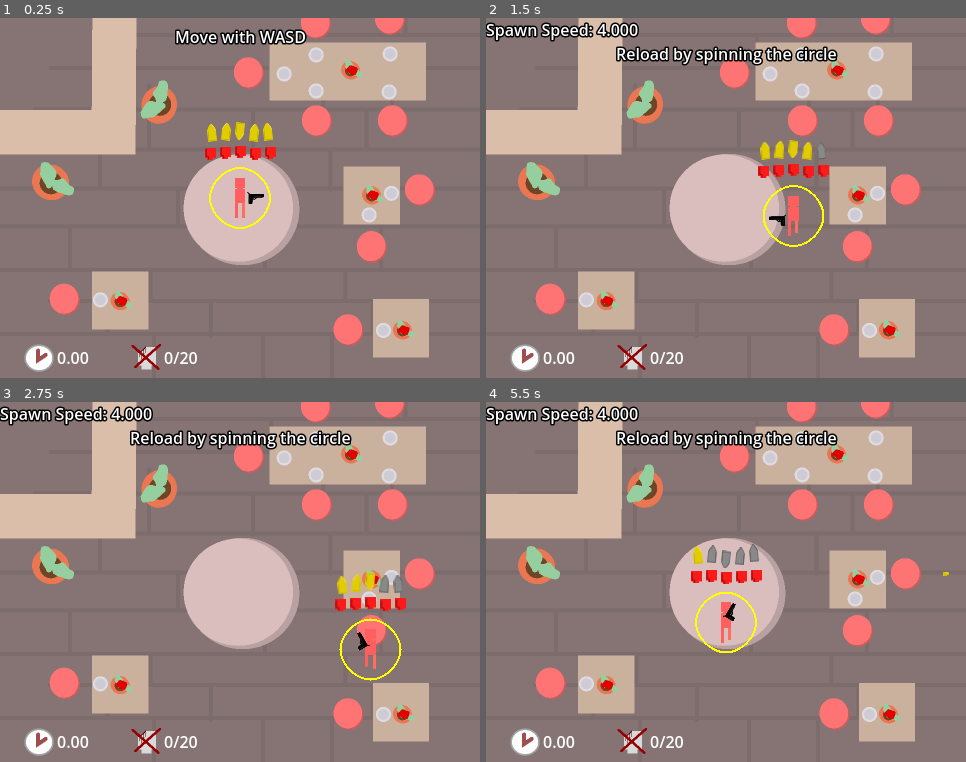
Above: before the commit, frames 1-4 (two rows, left to right).
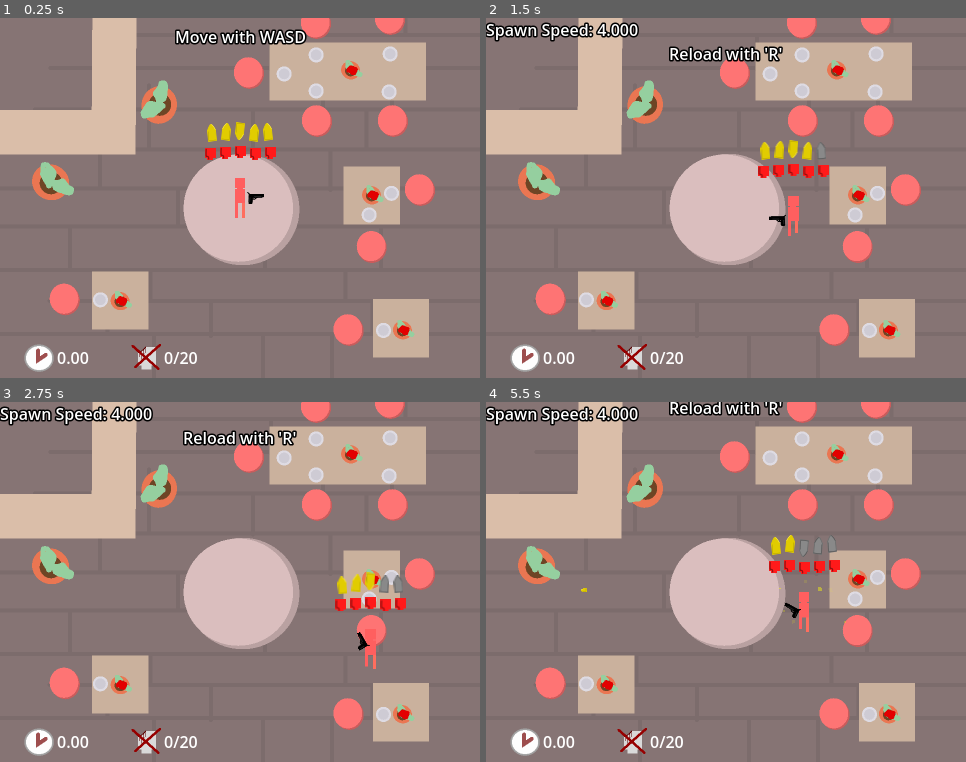
Above: after the commit, the same moments.

Repository: OgGhostJelly/Zombie-BurgerZ
Game: Godot game, scene res://objects/level/level.tscn
The game is run twice, just before and just after one commit, with the same random seed, the same clock (stepped at 60 frames per second) and the same inputs. Sound files missing from this copy of the repository are replaced by a short silence.
Inputs (mouse positions are in pixels of both pictures, inside the frame that each line leads up to):
- Up to frame 1 (0.25 s): no input
- Up to frame 2 (1.5 s): move the mouse to (831, 180) at 0.52 s; press the mouse at (831, 180) at 0.53 s; hold D (move_right) 0.53-1.28 s; move the mouse to (630, 216) at 1.27 s; release the mouse at (630, 216) at 1.28 s; hold S (move_down) from 1.28 s (still down); tap U (info) at 1.35 s
- Up to frame 3 (2.75 s): move the mouse to (288, 502) at 2.02 s; release S (move_down) at 2.03 s; press the mouse at (288, 502) at 2.03 s; hold D (move_right) from 2.03 s (still down)
- Up to frame 4 (5.5 s): move the mouse to (702, 654) at 2.77 s; release D (move_right) at 2.78 s; release the mouse at (702, 654) at 2.78 s; hold W (move_up) 2.78-3.53 s; tap U (info) at 2.85, 4.35 s; move the mouse to (870, 636) at 3.52 s; press the mouse at (870, 636) at 3.53 s; hold A (move_left) 3.53-5.03 s; tap R (reload, bound only after the commit) at 4.15 s; move the mouse to (582, 528) at 4.27 s; release the mouse at (582, 528) at 4.28 s; move the mouse to (750, 582) at 5.02 s; press the mouse at (750, 582) at 5.03 s; hold S (move_down) from 5.03 s (still down)

The runs differ from the first frame. In frame 1, 0.2% of the frame differs, in the area x 43-57%, y 41-59%; in frame 2, 1.7%; in frame 3, 1.7%; in frame 4, 4.4%, in the area x 19-97%, y 0-70%.
Error before the commit: Parse Error: Class "TrackPathFollow2D" hides a global script class. (res://classes/objects/TrackPathFollow2D/TrackPathFollow2D.gd:2)

Commit message:
Added wait to reload

Diff:
--- a/objects/player/player.gd
+++ b/objects/player/player.gd
@@ -14,10 +14,9 @@
 @onready var health_ui: Control = $HealthUI
 @onready var ammo_ui: Control = $AmmoUI
 @onready var animated_sprite: AnimatedSprite2D = $AnimatedSprite2D
-@onready var reload_path: Path2D = $ReloadPath
-@onready var reload_path_follow: TrackPathFollow2D = $ReloadPath/ReloadPathFollow
 @onready var invincibility_timer: Timer = $InvincibilityTimer
 @onready var damage_audio: AudioStreamPlayer = $DamageAudio
+@onready var reload_timer: Timer = $ReloadTimer
 
 
 func _ready() -> void:
@@ -46,6 +45,9 @@
 		&"move_down",
 	) * 90.0
 
+	if not reload_timer.is_stopped():
+		velocity = Vector2.ZERO
+
 	if velocity.is_zero_approx():
 		animated_sprite.play(&"idle")
 	else:
@@ -59,45 +61,22 @@
 	if not velocity.is_zero_approx():
 		moved.emit()
 
-	if gun.can_reload() and reload_path_follow.update(get_global_mouse_position()):
-		gun.force_reload()
+	if gun.can_reload() and Input.is_action_just_pressed(&"reload") and reload_timer.is_stopped():
+		reload_timer.start()
 
 	queue_redraw()
 
 
 func _draw() -> void:
-	var points0: PackedVector2Array = []
-
-	for i in reload_path.curve.point_count:
-		for j in 10:
-			var k = j / 10.0
-			points0.append(reload_path.curve.sample(i, k) + reload_path.position)
-
-	draw_polyline(
-		points0,
-		reload_empty_color if gun.can_reload() else reload_fill_color,
-		-1.0 if gun.can_reload() else 2.0
-	)
-
-	var points1: PackedVector2Array = []
-	var length: float = reload_path.curve.get_baked_length()
-
-	for i in length:
-		if i > reload_path_follow.progress:
-			break
-
-		points1.append(reload_path.curve.sample_baked(i) + reload_path.position)
-
-	if points1.size() == 1:
-		points1.append(points1[0])
-
-	draw_polyline(
-		points1,
-		reload_fill_color,
+	draw_arc(
+		Vector2.ZERO,
+		32.0,
+		-PI/2.0,
+		(-TAU * (reload_timer.time_left / reload_timer.wait_time)) - PI/2.0,
+		64,
+		Color.YELLOW,
 		2.0
 	)
-
-	draw_circle(reload_path_follow.position.rotated(-rotation) + reload_path.position, 4.0, reload_fill_color)
 
 
 func _die() -> void:
@@ -118,3 +97,7 @@
 func _on_invincibility_timer_timeout() -> void:
 	animated_sprite.modulate = Color.WHITE
 	invincible = false
+
+
+func _on_reload_timer_timeout() -> void:
+	gun.force_reload()
--- a/objects/player/player.tscn
+++ b/objects/player/player.tscn
@@ -9,7 +9,6 @@
 [ext_resource type="Texture2D" uid="uid://c6mv0s3o00rdv" path="res://assets/ammo/ammo.svg" id="7_p4qbv"]
 [ext_resource type="Texture2D" uid="uid://bcreik4mwnqse" path="res://assets/ammo/ammo-empty.svg" id="8_l58h2"]
 [ext_resource type="PackedScene" uid="uid://buweeb74gwfjw" path="res://userinterfaces/health_ui/health_ui.tscn" id="9_a3l4y"]
-[ext_resource type="Script" path="res://classes/objects/TrackPathFollow2D/TrackPathFollow2D.gd" id="9_ju1oc"]
 [ext_resource type="Texture2D" uid="uid://d4gojkktwd1i6" path="res://assets/health/health.svg" id="10_ystek"]
 [ext_resource type="Texture2D" uid="uid://b3e4rnl442ehm" path="res://assets/health/health-empty.svg" id="11_hq7yn"]
 [ext_resource type="AudioStream" uid="uid://ddq3bgm8m0t0g" path="res://assets/player/player-damage.wav" id="13_26jhs"]
@@ -42,24 +41,6 @@
 "name": &"walk",
 "speed": 12.0
 }]
-
-[sub_resource type="Curve2D" id="Curve2D_xrnh2"]
-_data = {
-"points": PackedVector2Array(25, 0, -15, 0, 0, -30, 0, -15, 0, 15, -30, 0, -15, 0, 15, 0, 0, 30, 0, 15, 0, -15, 30, 0, 15, 0, 0, 0, 0, -30)
-}
-point_count = 5
-
-[sub_resource type="Curve2D" id="Curve2D_gei4t"]
-_data = {
-"points": PackedVector2Array(25, 0, -25, 0, 0, -50, 0, -25, 0, 25, -50, 0, -25, 0, 25, 0, 0, 50, 0, 25, 0, -25, 50, 0, 25, 0, 0, 0, 0, -50)
-}
-point_count = 5
-
-[sub_resource type="Curve2D" id="Curve2D_xmdd1"]
-_data = {
-"points": PackedVector2Array(25, 0, -25, 0, 0, -50, 0, -25, 0, 25, -50, 0, -25, 0, 25, 0, 0, 50, 0, 25, 0, -25, 50, 0, 25, 0, -25, 0, 0, -50, 0, 25, 0, -25, -50, -100, -25, 0, 25, 0, 0, -150, 0, -25, 0, 25, 50, -100, 25, 0, 0, 0, 0, -50)
-}
-point_count = 9
 
 [sub_resource type="AudioStreamRandomizer" id="AudioStreamRandomizer_qsqxf"]
 random_pitch = 1.4
@@ -128,22 +109,6 @@
 texture = ExtResource("10_ystek")
 empty_texture = ExtResource("11_hq7yn")
 
-[node name="ReloadPath" type="Path2D" parent="."]
-curve = SubResource("Curve2D_xrnh2")
-
-[node name="ReloadPathFollow" type="PathFollow2D" parent="ReloadPath"]
-position = Vector2(0, -30)
-rotation = 3.14159
-script = ExtResource("9_ju1oc")
-
-[node name="Circle" type="Path2D" parent="."]
-visible = false
-curve = SubResource("Curve2D_gei4t")
-
-[node name="FigureEight" type="Path2D" parent="."]
-visible = false
-curve = SubResource("Curve2D_xmdd1")
-
 [node name="InvincibilityTimer" type="Timer" parent="."]
 wait_time = 1.5
 one_shot = true
@@ -151,5 +116,9 @@
 [node name="DamageAudio" type="AudioStreamPlayer" parent="."]
 stream = SubResource("AudioStreamRandomizer_qsqxf")
 
+[node name="ReloadTimer" type="Timer" parent="."]
+one_shot = true
+
 [connection signal="area_entered" from="HitDetector" to="." method="_on_hit_detector_area_entered"]
 [connection signal="timeout" from="InvincibilityTimer" to="." method="_on_invincibility_timer_timeout"]
+[connection signal="timeout" from="ReloadTimer" to="." method="_on_reload_timer_timeout"]
--- a/project.godot
+++ b/project.godot
@@ -67,6 +67,11 @@
 "events": [Object(InputEventKey,"resource_local_to_scene":false,"resource_name":"","device":-1,"window_id":0,"alt_pressed":false,"shift_pressed":false,"ctrl_pressed":false,"meta_pressed":false,"pressed":false,"keycode":0,"physical_keycode":85,"key_label":0,"unicode":117,"echo":false,"script":null)
 ]
 }
+reload={
+"deadzone": 0.5,
+"events": [Object(InputEventKey,"resource_local_to_scene":false,"resource_name":"","device":-1,"window_id":0,"alt_pressed":false,"shift_pressed":false,"ctrl_pressed":false,"meta_pressed":false,"pressed":false,"keycode":0,"physical_keycode":82,"key_label":0,"unicode":114,"echo":false,"script":null)
+]
+}
 
 [layer_names]
 
--- a/userinterfaces/player_objective_ui/player_objective_ui.gd
+++ b/userinterfaces/player_objective_ui/player_objective_ui.gd
@@ -29,7 +29,7 @@
 @onready var objectives: Array[Objective] = [
 	Objective.new(player.moved, "Move with WASD"),
 	Objective.new(player.gun.fired, "Shoot with LMB"),
-	Objective.new(player.gun.reloaded, "Reload by spinning the circle"),
+	Objective.new(player.gun.reloaded, "Reload with 'R'"),
 ]
 
 func _ready() -> void:
Not shown: 1 places in objects/player/player.tscn that only renumber resources
